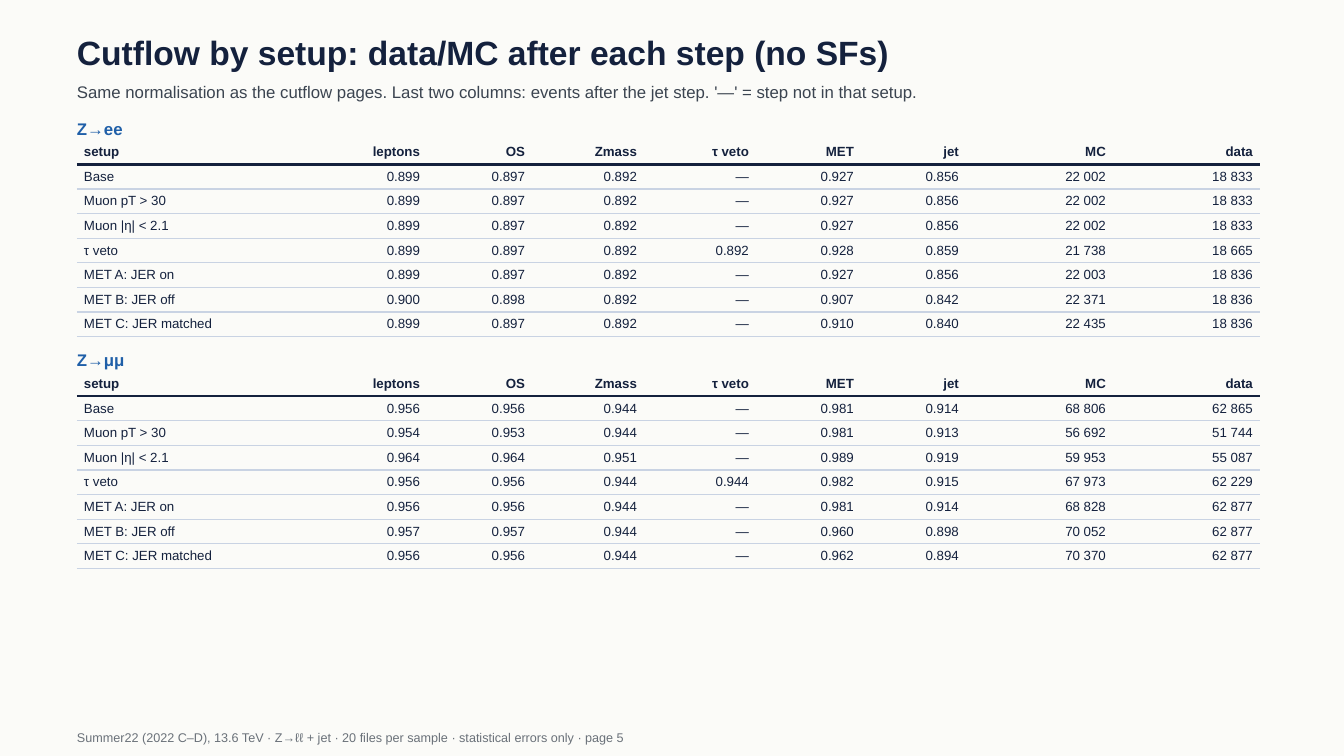
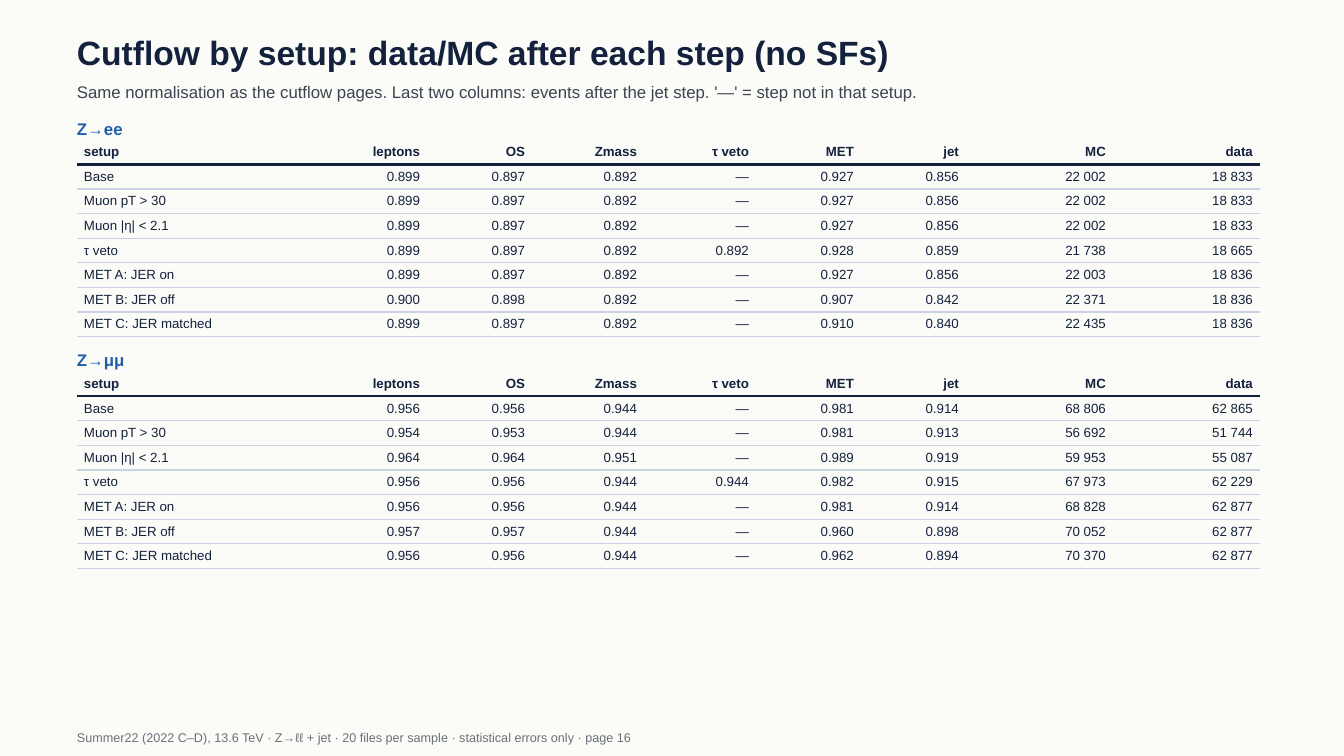
Before and after one commit to Pranjal-Srivastava-2023/BTVNanoCommissioning, a slide deck: slide 16 of hists_zbzc_run3_summary/Summer22/slides_zbzc_cuts_yields_Summer22.pptx (slide 5 before the commit). Drawn at 1344x756 pixels with LibreOffice and Linux fonts; fonts in the diff are those of the drawing. Boxes give left, top, right and bottom in pixels: in the first picture for what was removed or moved away, otherwise in the second. Text is boxed around its words. In the diff, an @@ line names an element or a change of style, - is before the commit and + after.

```diff
--- a/hists_zbzc_run3_summary/Summer22/slides_zbzc_cuts_yields_Summer22.pptx
+++ b/hists_zbzc_run3_summary/Summer22/slides_zbzc_cuts_yields_Summer22.pptx
@@ text at (77, 733, 631, 745): text changed @@
-Summer22 (2022 C–D), 13.6 TeV · Z→ℓℓ + jet · 20 files per sample · statistical errors only · page 5
+Summer22 (2022 C–D), 13.6 TeV · Z→ℓℓ + jet · 20 files per sample · statistical errors only · page 16
```
Also in this commit, not shown: 9 other slides changed, 11 slides added, 3 other files.
